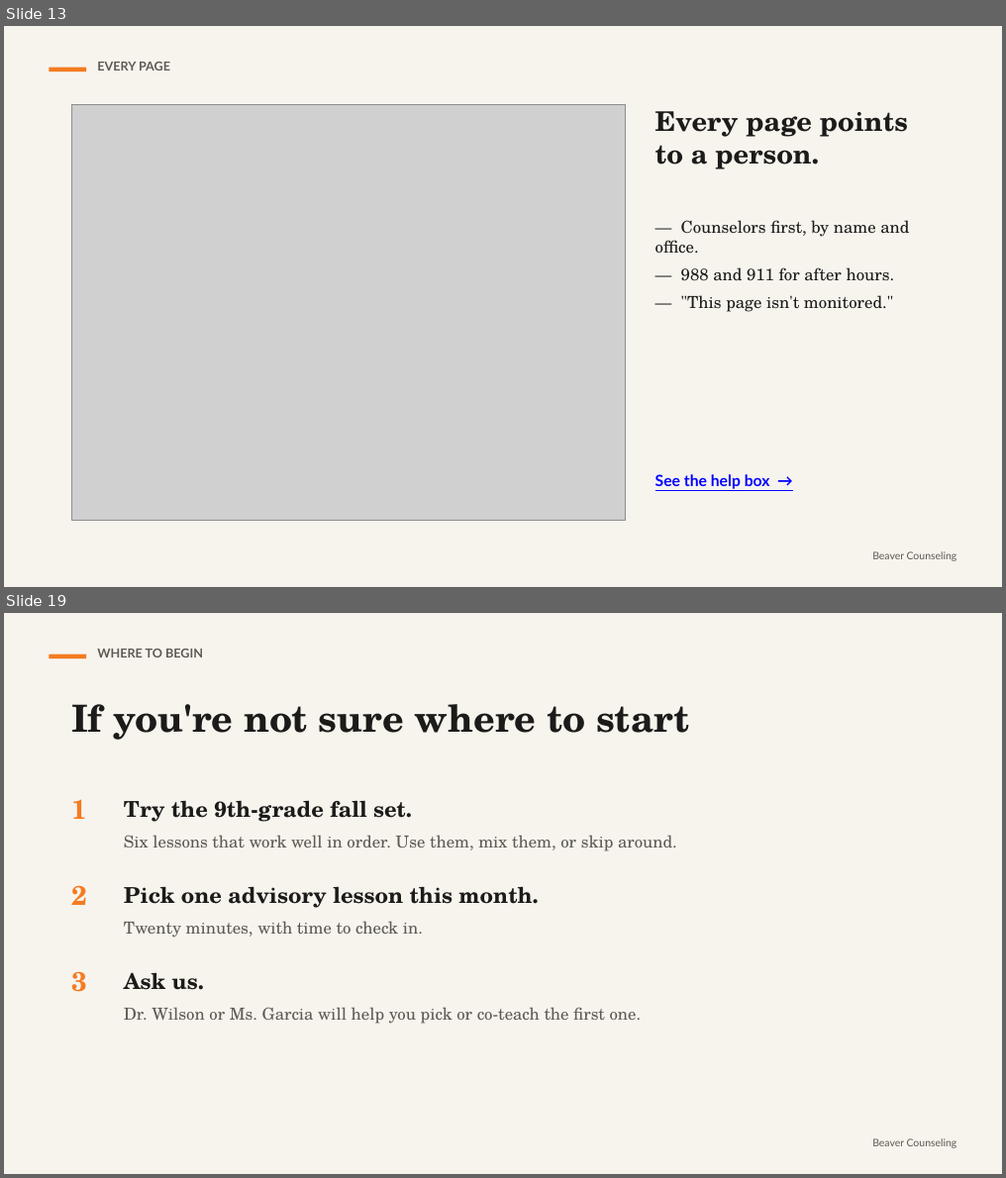
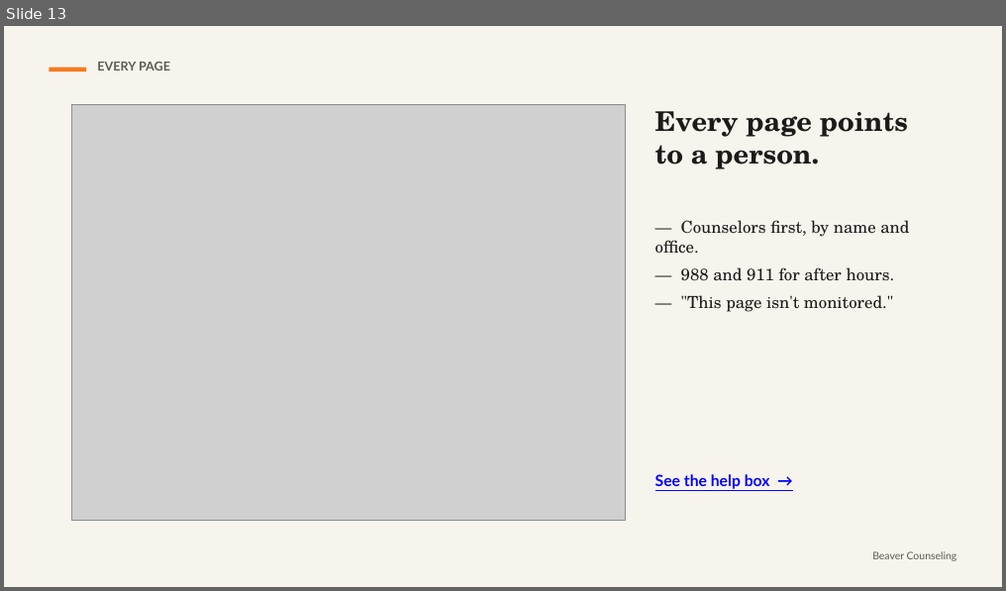
Before and after one commit to rmwtoolkit/bcds-toolkit, a slide deck: decks/using-the-toolkit-lesson-v2.pptx. Shown one above the other, each under a label of ours: slides 13 and 19 before the commit, slide 13 after it; the slides between them are not shown. The pictures are 1006x1178 and 1006x591 pixels, drawn with LibreOffice and Linux fonts; fonts in the diff are those of the drawing; grey boxes stand for pictures. Boxes give left, top, right and bottom in pixels: in the first picture for what was removed or moved away, otherwise in the second. Text is boxed around its words. In the diff, an @@ line names an element or a change of style, - is before the commit and + after.

```diff
--- a/decks/using-the-toolkit-lesson-v2.pptx
+++ b/decks/using-the-toolkit-lesson-v2.pptx
@@ slide 19 removed at <box>4,613,1002,1174</box>, background #F7F4EE @@
@@ rectangle removed at <box>49,655,86,659</box> @@
@@ text removed at <box>97,649,203,658</box> @@
-WHERE TO BEGIN
@@ text removed at <box>71,704,689,740</box> @@
-If you're not sure where to start
@@ text removed at <box>71,799,87,819</box> @@
-1
@@ text removed at <box>124,800,677,852</box> @@
-Try the 9th-grade fall set.
-Six lessons that work well in order. Use them, mix them, or skip around.
@@ text removed at <box>71,885,87,905</box> @@
-2
@@ text removed at <box>124,886,538,938</box> @@
-Pick one advisory lesson this month.
-Twenty minutes, with time to check in.
@@ text removed at <box>71,971,87,992</box> @@
-3
@@ text removed at <box>124,972,642,1024</box> @@
-Ask us.
-Dr. Wilson or Ms. Garcia will help you pick or co-teach the first one.
@@ text removed at <box>872,1139,957,1149</box> @@
-Beaver Counseling
```
Also in this commit, not shown: 7 slides changed, 6 slides added, 9 other slides removed, 2 other files.
